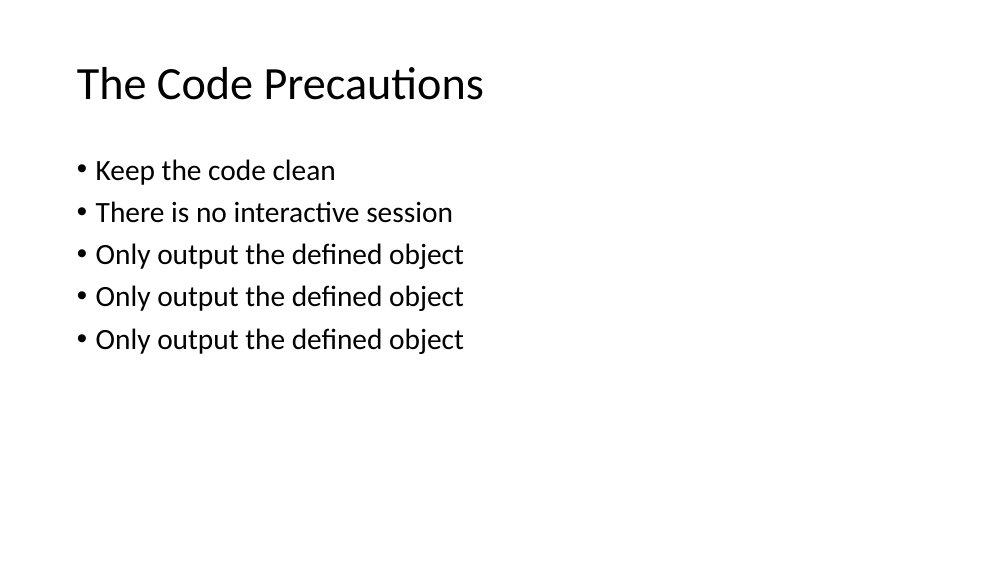
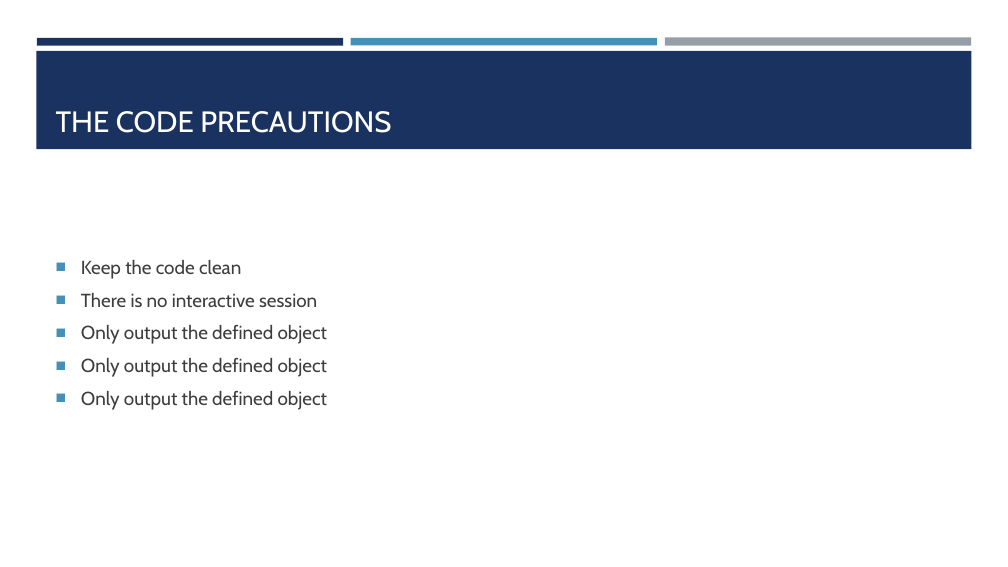
Before and after one commit to dustindortch/ConferencePresentations2019, a slide deck: slide 8 of PowerShell Identity Automation with MIM/PowerShell Identity Automation with MIM.pptx. Drawn at 1008x567 pixels with LibreOffice and Linux fonts; fonts in the diff are those of the drawing; background and template pictures are left out. Boxes give left, top, right and bottom in pixels: in the first picture for what was removed or moved away, otherwise in the second. Text is boxed around its words. In the diff, an @@ line names an element or a change of style, - is before the commit and + after.

```diff
--- a/PowerShell Identity Automation with MIM/PowerShell Identity Automation with MIM.pptx
+++ b/PowerShell Identity Automation with MIM/PowerShell Identity Automation with MIM.pptx
@@ rectangle added at (36, 51, 972, 149), fill #1A3260 @@
@@ rectangle added at (37, 38, 343, 45), fill #1A3260 @@
@@ title "THE CODE PRECAUTIONS" at (56, 111, 391, 133): vertical alignment middle to bottom @@
@@ rectangle added at (351, 38, 657, 45), fill #4590B8 @@
@@ rectangle added at (665, 38, 971, 46), fill #969FA7 @@
@@ title at (56, 111, 391, 133): text changed; size 44 to 28 pt; font Calibri to Cabin; text colour #000000 to #FFFFFF @@
-The Code Precautions
+THE CODE PRECAUTIONS
@@ text "Keep the code clean": place and size @@
-text "Keep the code clean" at (96, 159, 464, 354)
+text "Keep the code clean" at (81, 260, 327, 410)
@@ text "Keep the code clean" at (81, 260, 327, 410): size 28 to 18 pt, font Calibri to Cabin, text colour #000000 to #3D3D3D; bullet • to ■; line spacing 0.9 to 1; vertical alignment top to middle @@
```
Also in this commit, not shown: 9 other slides changed, 1 other file.
